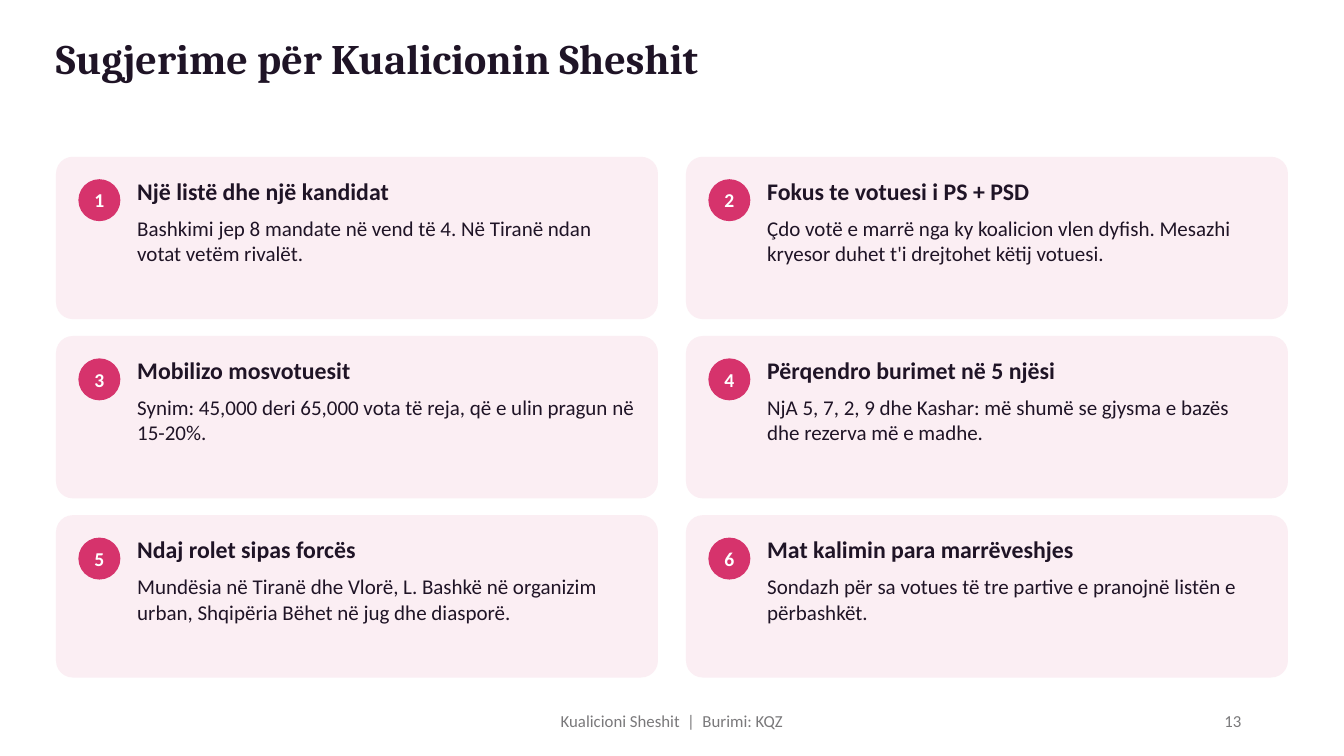
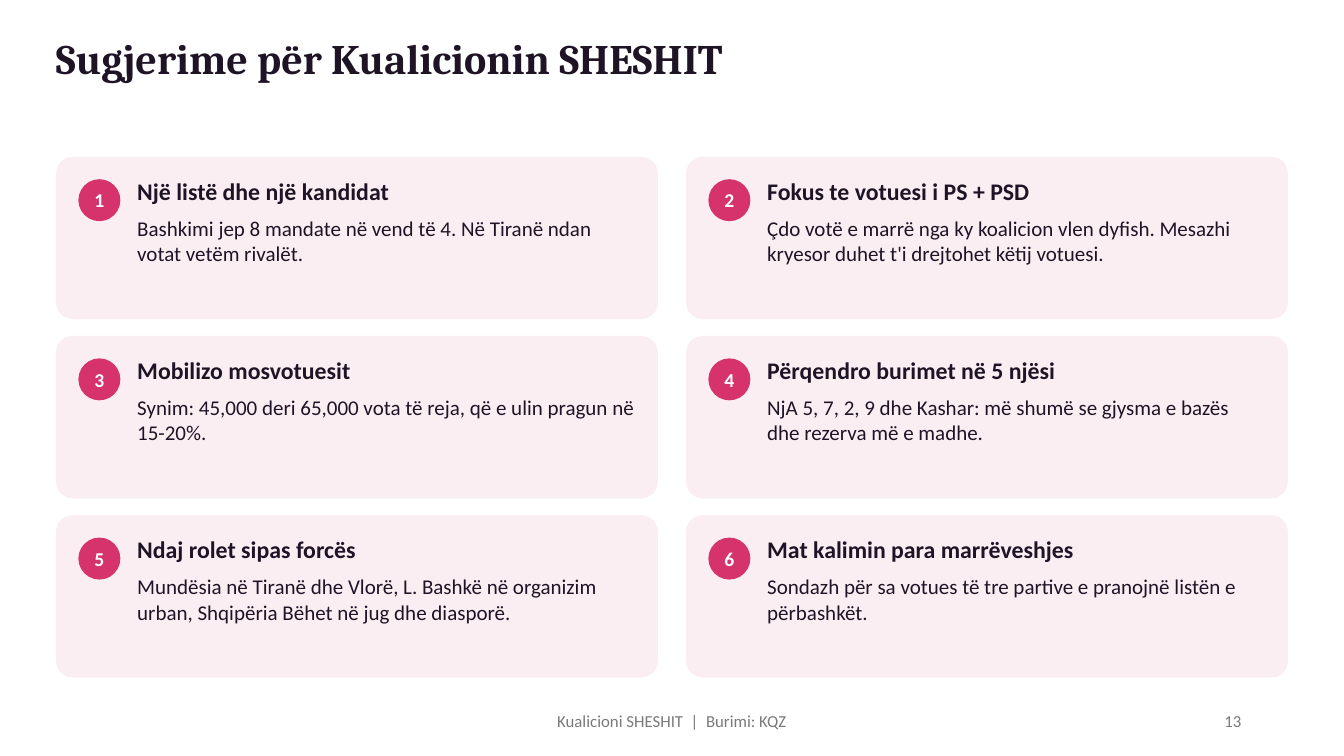
Before and after one commit to edibi/zgjedhjet-shqiperi, a slide deck: slide 13 of powerbi/prezantimi/kualicioni-sheshit-insights.pptx. Drawn at 1344x756 pixels with LibreOffice and Linux fonts; fonts in the diff are those of the drawing. Boxes give left, top, right and bottom in pixels: in the first picture for what was removed or moved away, otherwise in the second. Text is boxed around its words. In the diff, an @@ line names an element or a change of style, - is before the commit and + after.

```diff
--- a/powerbi/prezantimi/kualicioni-sheshit-insights.pptx
+++ b/powerbi/prezantimi/kualicioni-sheshit-insights.pptx
@@ title at [56,45,722,84]: text changed @@
-Sugjerime për Kualicionin Sheshit
+Sugjerime për Kualicionin SHESHIT
@@ text at [557,715,786,729]: text changed @@
-Kualicioni Sheshit | Burimi: KQZ
+Kualicioni SHESHIT | Burimi: KQZ
```
Also in this commit, not shown: 13 other slides changed, 37 other files.
